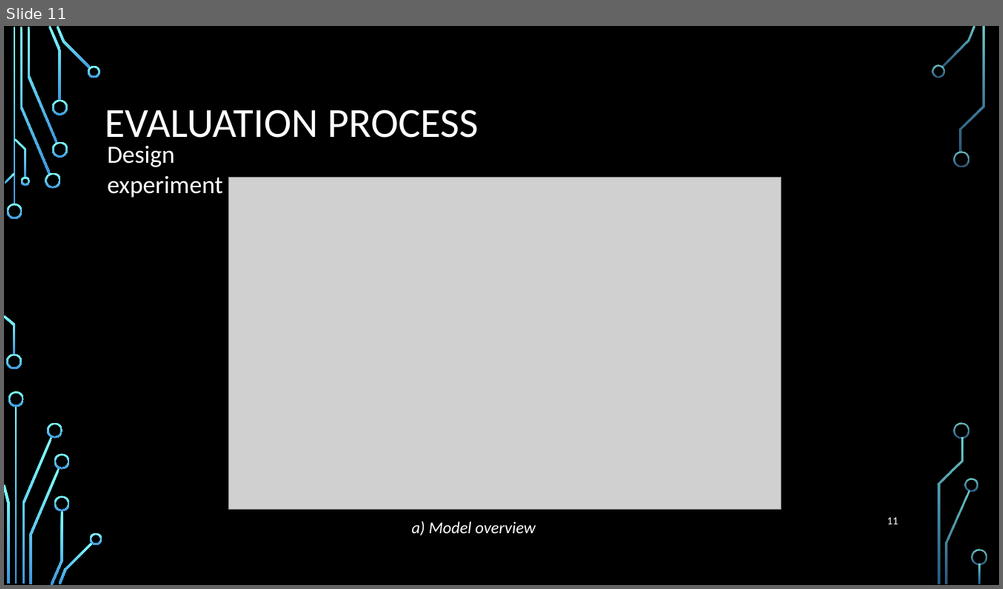
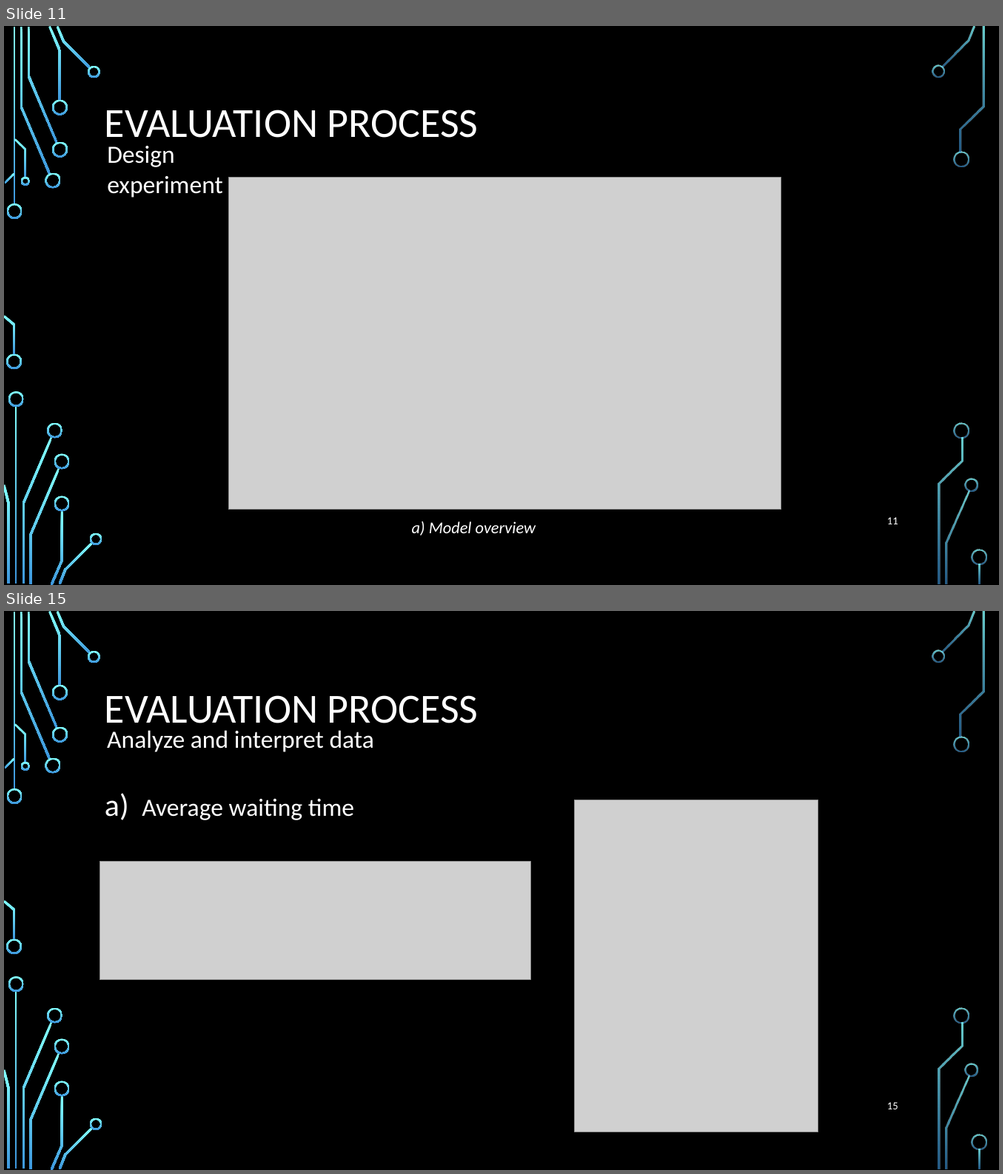
Before and after one commit to phangiaanh/Elevator-Simulation, a slide deck: SYSTEM PERFORMANCE EVALUATion.pptm. Shown one above the other, each under a label of ours: slide 11 before the commit, slides 11 and 15 after it; the slides between them are not shown. The pictures are 1003x589 and 1003x1174 pixels, drawn with LibreOffice and Linux fonts; fonts in the diff are those of the drawing; grey boxes stand for pictures; background and template pictures are left out. Boxes give left, top, right and bottom in pixels: in the first picture for what was removed or moved away, otherwise in the second. Text is boxed around its words. In the diff, an @@ line names an element or a change of style, - is before the commit and + after.

```diff
--- a/SYSTEM PERFORMANCE EVALUATion.pptm
+++ b/SYSTEM PERFORMANCE EVALUATion.pptm
@@ slide 15 added at (4, 611, 999, 1170), background picture (left out); not listed: 36 template elements that a slide beside it also shows @@
@@ title added at (105, 695, 478, 732), 40 pt, text #FFFFFF @@
+EVALUATION PROCESS
@@ text added at (107, 730, 374, 752), 24 pt, text #FFFFFF @@
+Analyze and interpret data
@@ text added at (142, 798, 354, 820), 24 pt, text #FFFFFF @@
+a) Average waiting time
@@ picture added at (575, 800, 818, 1133) @@
@@ picture added at (99, 862, 530, 980) @@
@@ page number added at (887, 1102, 898, 1110), 10.5 pt, text #FFFFFF @@
+15
```
Also in this commit, not shown: 3 slides changed, 4 other slides added, 1 slide removed.
